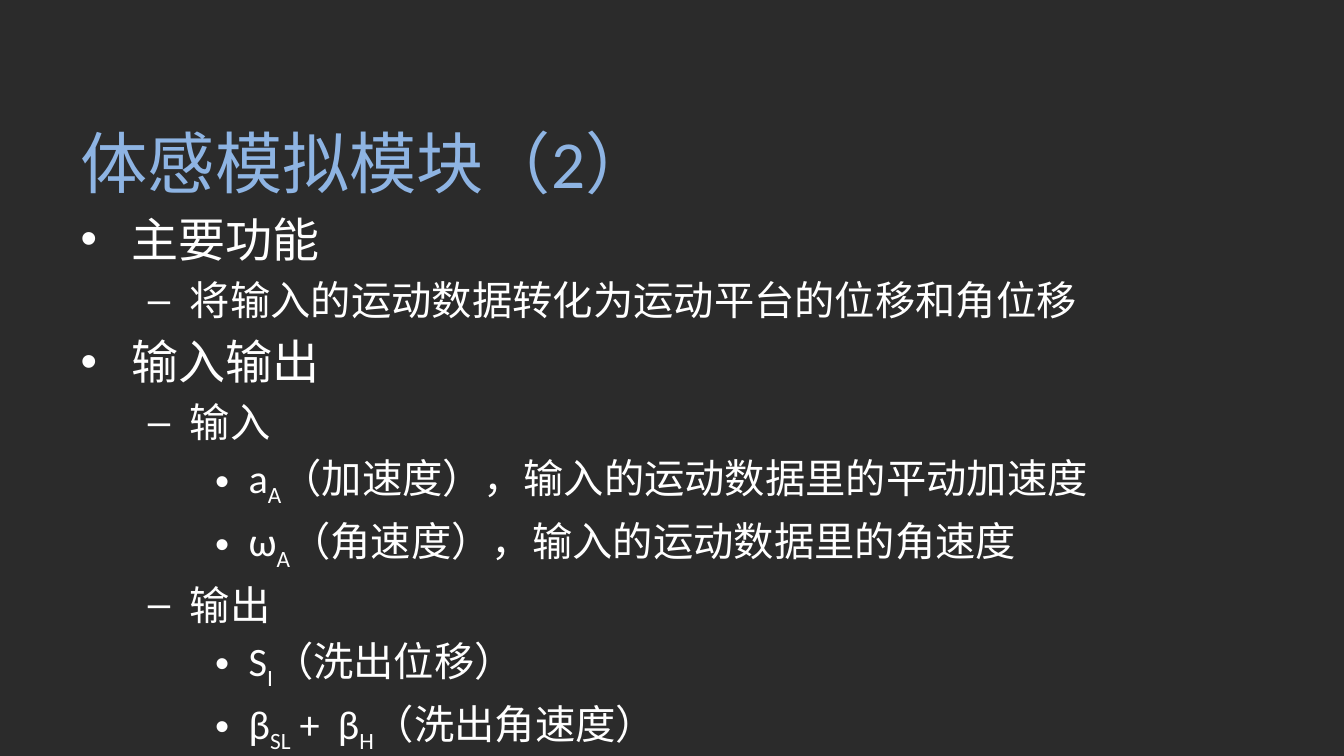
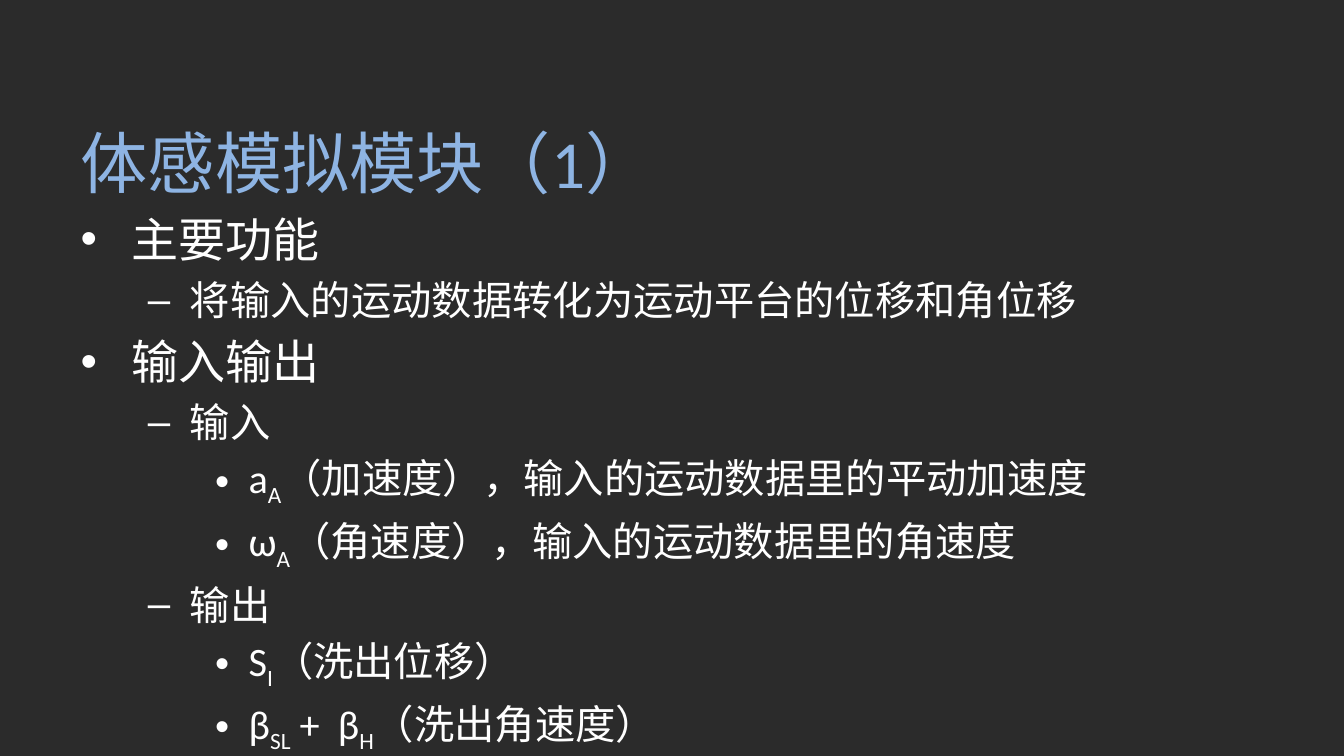
Before and after one commit to xychen5/3dvr, a slide deck: slide 6 of 陈新宇_U201614921_答辩.pptx (slide 7 before the commit). Drawn at 1344x756 pixels with LibreOffice and Linux fonts; fonts in the diff are those of the drawing; background and template pictures are left out; a plain dark background stands for a picture behind light text. Boxes give left, top, right and bottom in pixels: in the first picture for what was removed or moved away, otherwise in the second. Text is boxed around its words. In the diff, an @@ line names an element or a change of style, - is before the commit and + after.

```diff
--- a/陈新宇_U201614921_答辩.pptx
+++ b/陈新宇_U201614921_答辩.pptx
@@ title at (x1=81, y1=130, x2=653, y2=195): text changed @@
-体感模拟模块（2）
+体感模拟模块（1）
```
Also in this commit, not shown: 6 other slides changed, 1 slide added.
